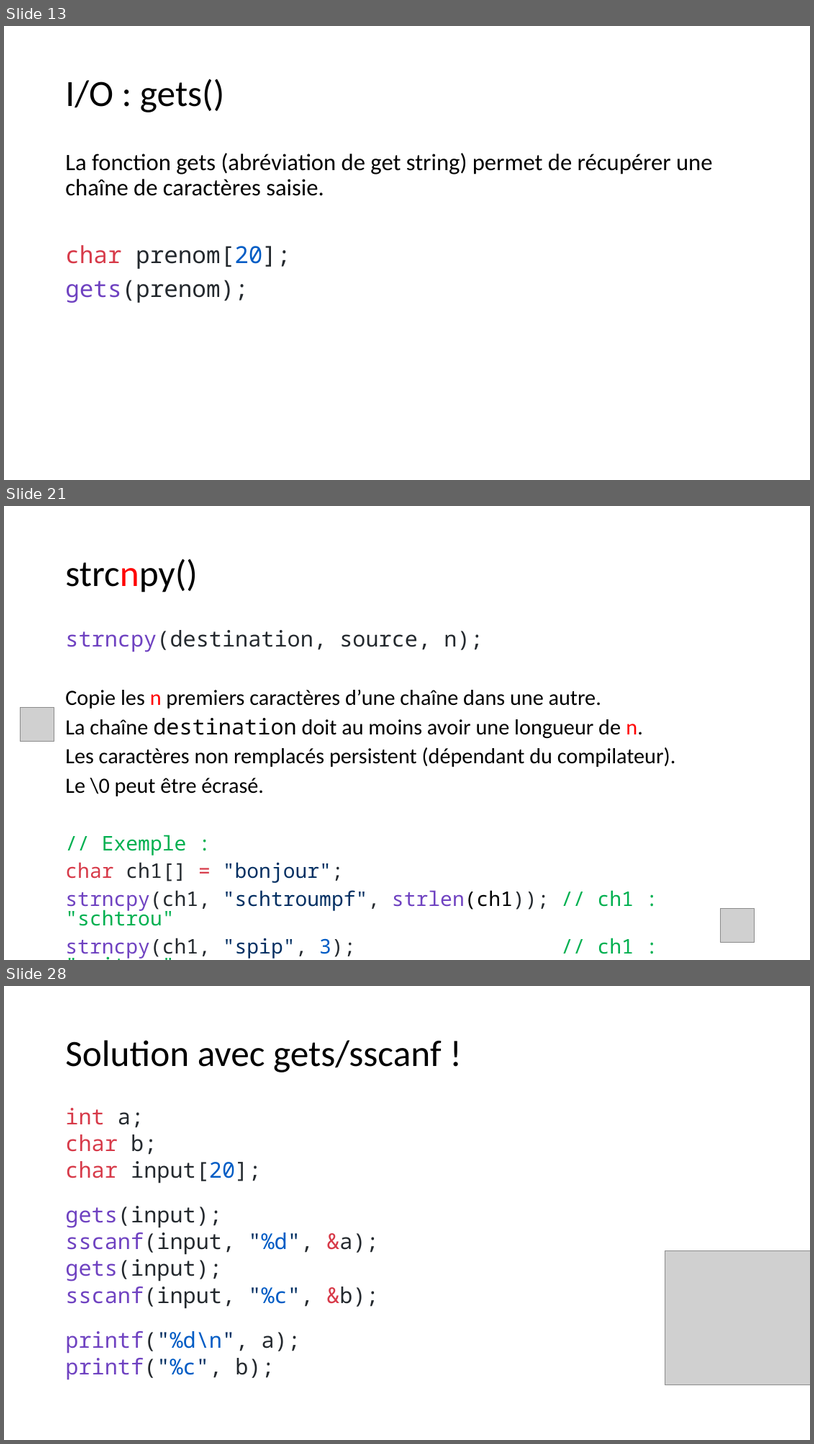
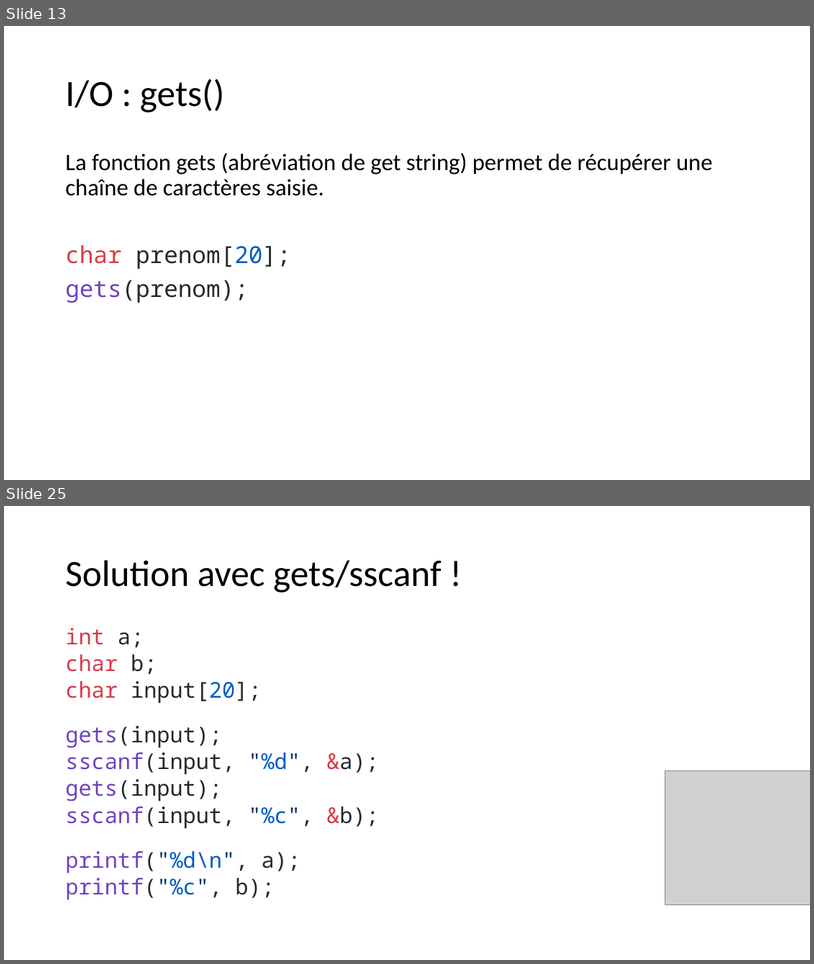
Before and after one commit to Firestorm49/bts-1, a slide deck: 02_C/03_Tableaux/tableaux.pptx. Shown one above the other, each under a label of ours: slides 13, 21 and 28 before the commit, slides 13 and 25 after it; the slides between them are not shown. The pictures are 814x1444 and 814x964 pixels, drawn with LibreOffice and Linux fonts; fonts in the diff are those of the drawing; grey boxes stand for pictures. Boxes give left, top, right and bottom in pixels: in the first picture for what was removed or moved away, otherwise in the second. Text is boxed around its words. In the diff, an @@ line names an element or a change of style, - is before the commit and + after.

```diff
--- a/02_C/03_Tableaux/tableaux.pptx
+++ b/02_C/03_Tableaux/tableaux.pptx
@@ slide 21 removed at [4,506,810,960], background #FFFFFF @@
@@ title removed at [65,559,198,592] @@
-strcnpy()
@@ text removed at [65,630,676,958] @@
-strncpy(destination, source, n);
-Copie les n premiers caractères d’une chaîne dans une autre.
-La chaîne destination doit au moins avoir une longueur de n.
-Les caractères non remplacés persistent (dépendant du compilateur).
-Le \0 peut être écrasé.
-// Exemple :
-char ch1[] = "bonjour";
-strncpy(ch1, "schtroumpf", strlen(ch1)); // ch1 : "schtrou"
-strncpy(ch1, "spip", 3); // ch1 : "spitrou"
@@ picture removed at [20,708,54,741] @@
@@ picture removed at [721,908,755,942] @@
@@ what was slide 28 is now slide 25 @@
```
Also in this commit, not shown: 11 slides changed, 4 other slides removed, 28 other files.
